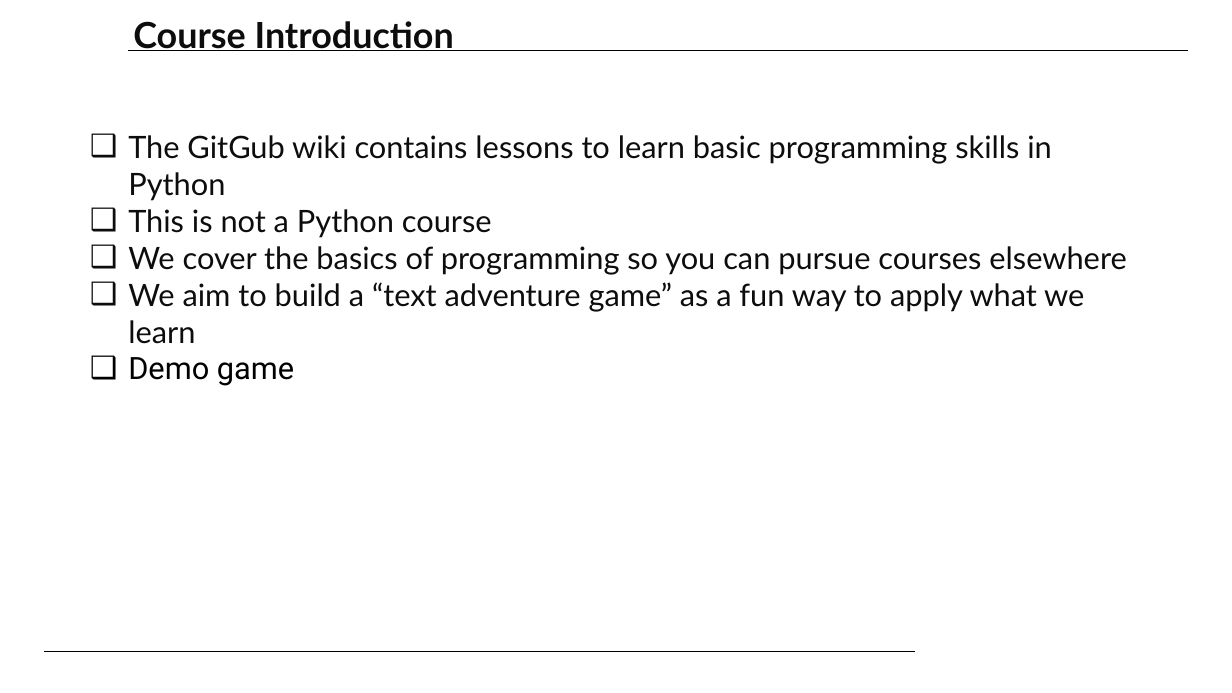
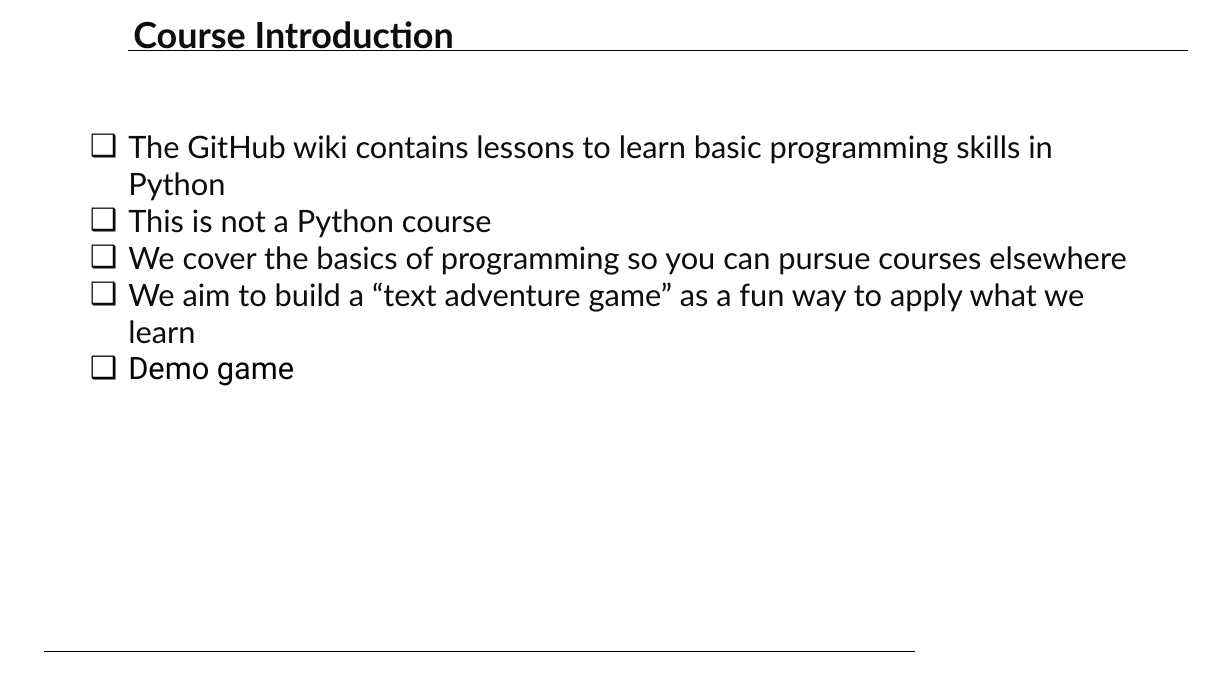
Before and after one commit to peeusste/bbc_intro_programming_text_game, a slide deck: slide 2 of PfnP.pptx. Drawn at 1232x693 pixels with LibreOffice and Linux fonts; fonts in the diff are those of the drawing; background and template pictures are left out. Boxes give left, top, right and bottom in pixels: in the first picture for what was removed or moved away, otherwise in the second. Text is boxed around its words. In the diff, an @@ line names an element or a change of style, - is before the commit and + after.

Commit message:
Fix typo

```diff
--- a/PfnP.pptx
+++ b/PfnP.pptx
@@ text at bbox=[128, 135, 1053, 201]: text changed @@
-❑ The GitGub wiki contains lessons to learn basic programming skills in Python
+❑ The GitHub wiki contains lessons to learn basic programming skills in Python
```
